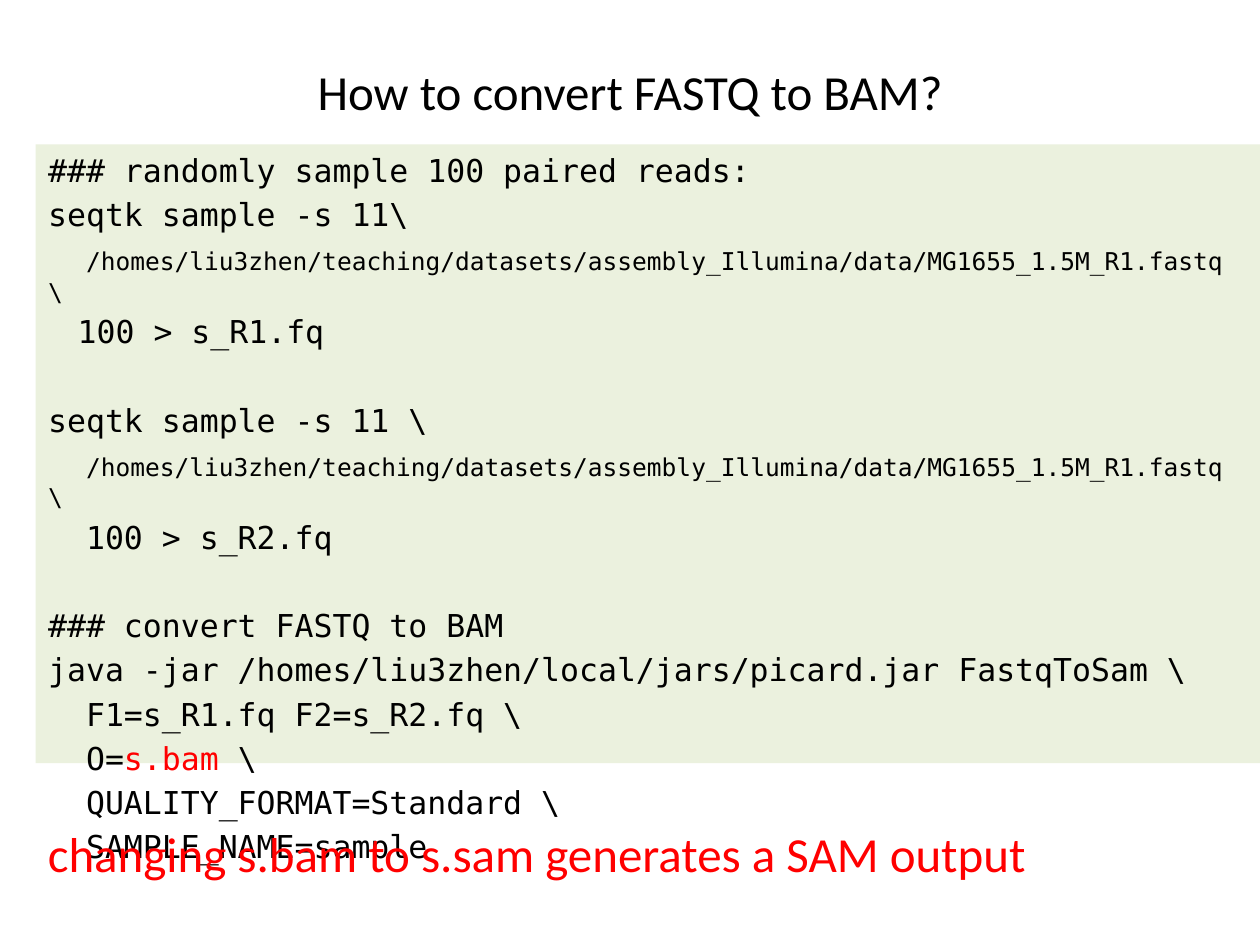
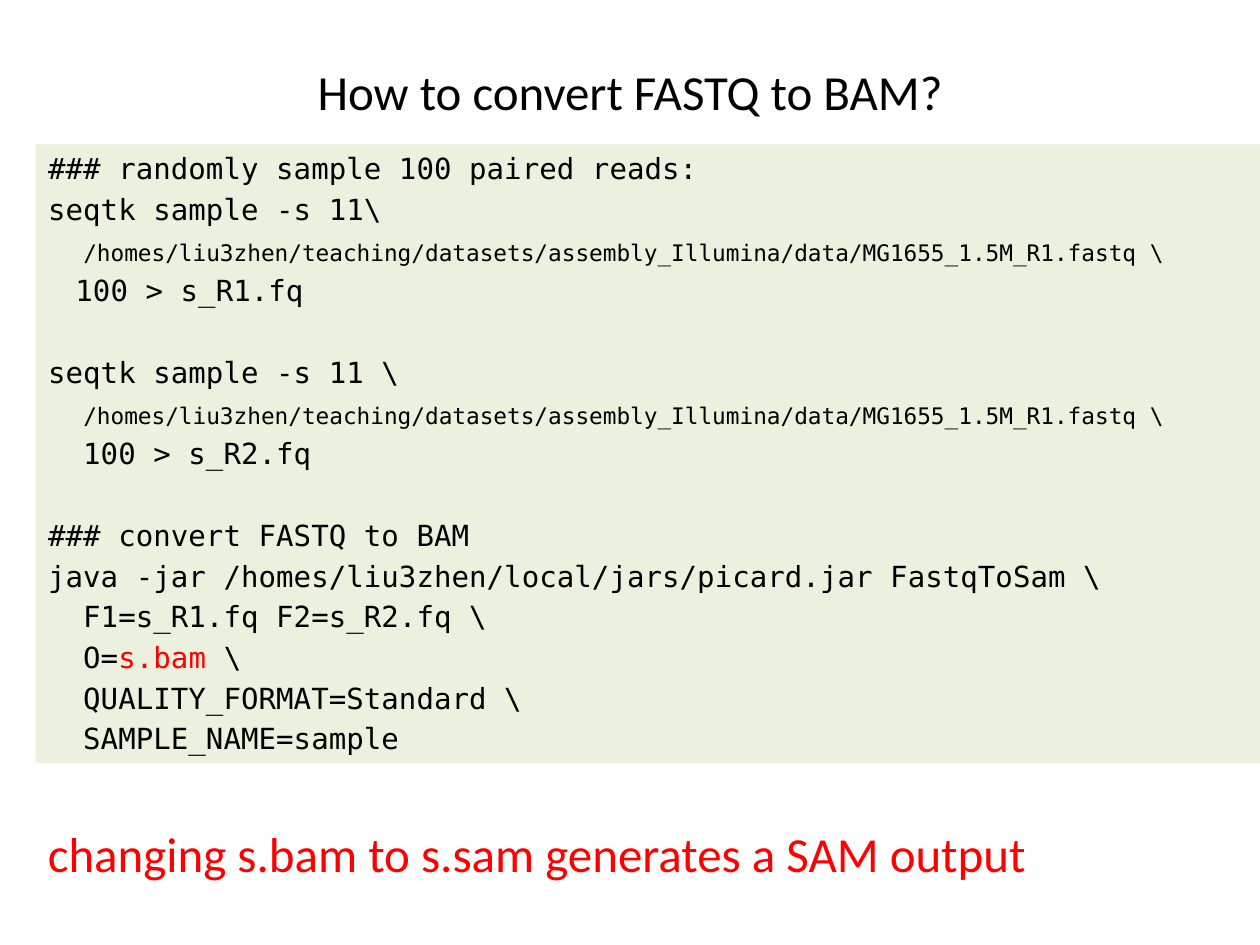
Before and after one commit to liu3zhenlab/teaching, a slide deck: slide 16 of PLPTH813Bioinformatis/2021/labs/lab10_assembly.pptx. Drawn at 1260x945 pixels with LibreOffice and Linux fonts; fonts in the diff are those of the drawing. Boxes give left, top, right and bottom in pixels: in the first picture for what was removed or moved away, otherwise in the second. Text is boxed around its words. In the diff, an @@ line names an element or a change of style, - is before the commit and + after.

```diff
--- a/PLPTH813Bioinformatis/2021/labs/lab10_assembly.pptx
+++ b/PLPTH813Bioinformatis/2021/labs/lab10_assembly.pptx
@@ text "### randomly sample 100 paired ..." at (35,145,1260,764): size 18 to 16.6 pt in "### randomly sample 100 paired reads:", "seqtk sample -s 11\", "100 > s_R1.fq", "seqtk sample -s 11 \" and 7 more places; size 14 to 12.9 pt in "/homes/liu3zhen/teaching/datasets/assembly_Illumina/data/MG1 ...", "/homes/liu3zhen/teaching/datasets/assembly_Illumina/data/MG1 ..." @@
```
Also in this commit, not shown: 7 other slides changed, 1 slide removed, 6 other files.
